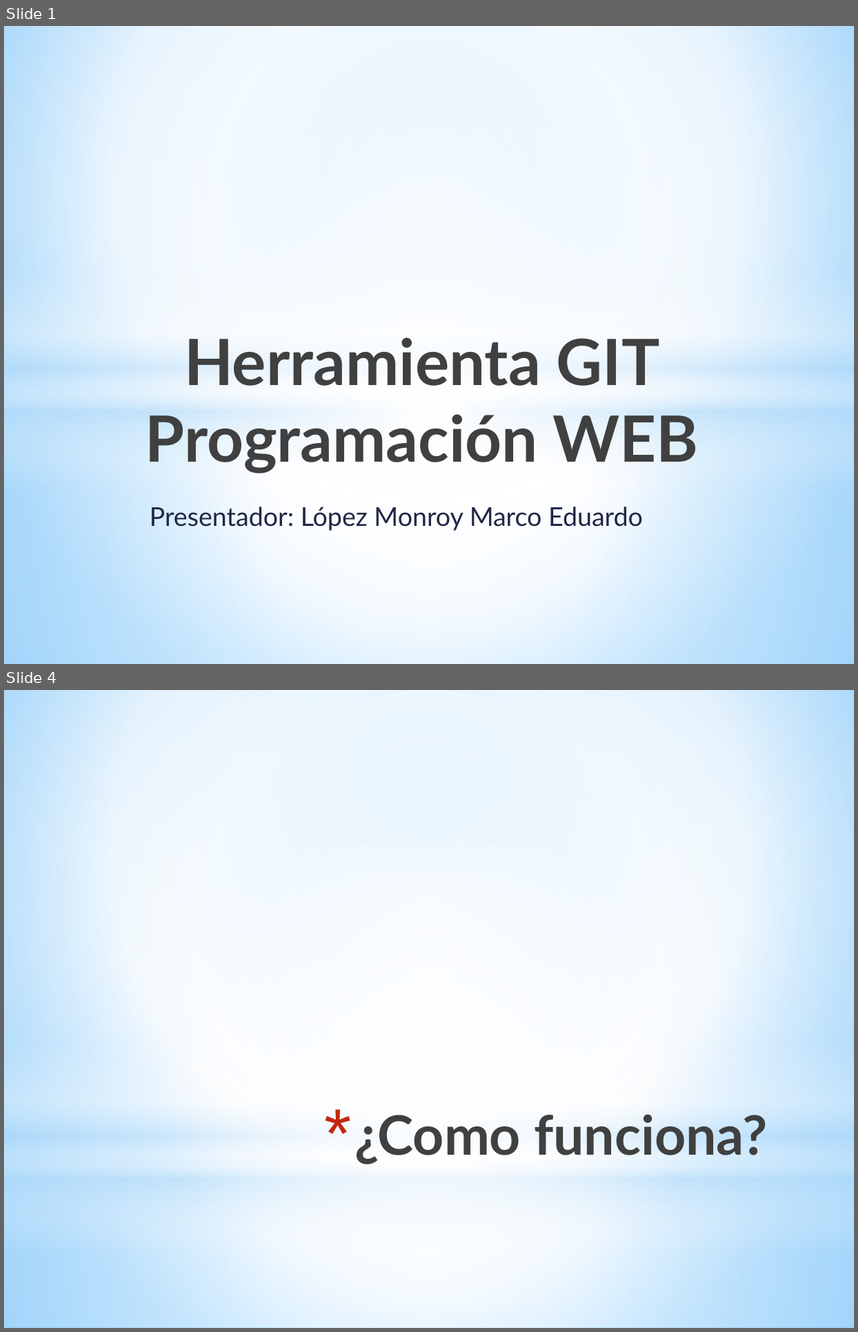
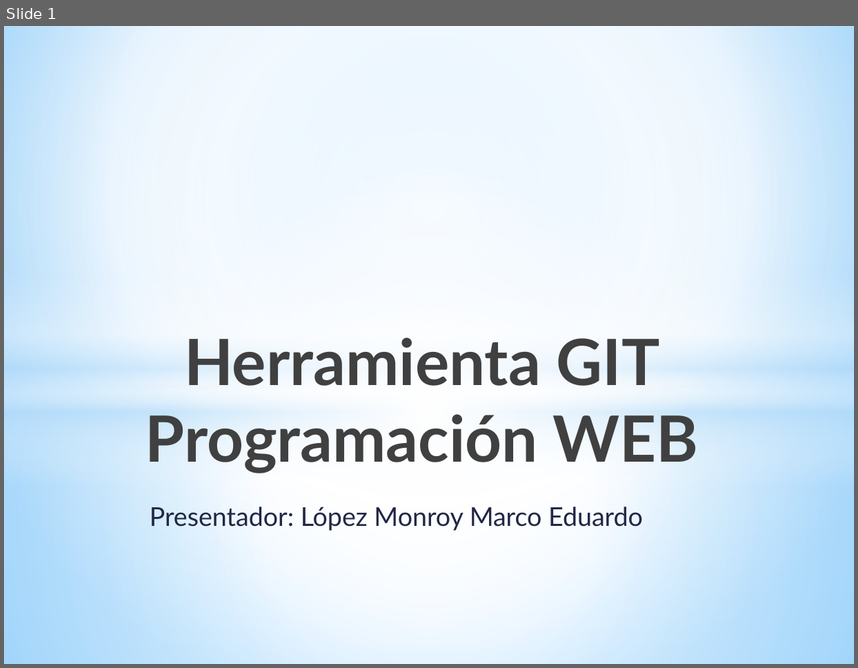
Before and after one commit to Marcoe1995/programacion_web, a slide deck: tareas/Herramienta GIT.pptx. Shown one above the other, each under a label of ours: slides 1 and 4 before the commit, slide 1 after it; the slides between them are not shown. The pictures are 858x1332 and 858x668 pixels, drawn with LibreOffice and Linux fonts; fonts in the diff are those of the drawing. Boxes give left, top, right and bottom in pixels: in the first picture for what was removed or moved away, otherwise in the second. Text is boxed around its words. In the diff, an @@ line names an element or a change of style, - is before the commit and + after.

```diff
--- a/tareas/Herramienta GIT.pptx
+++ b/tareas/Herramienta GIT.pptx
@@ slide 4 removed at <box>4,690,854,1328</box>, background gradient #9ED5FF to #FFFFFF to #5BB9FF @@
@@ rectangle removed at <box>4,690,854,1164</box> @@
@@ ellipse removed at <box>4,839,854,1313</box> @@
@@ rectangle removed at <box>4,1041,854,1253</box> @@
@@ title removed at <box>355,1114,768,1164</box> @@
-* ¿Como funciona?
@@ rectangle removed at <box>4,1164,854,1328</box> @@
```
Also in this commit, not shown: 2 slides changed, 1 slide added, 3 other files.
